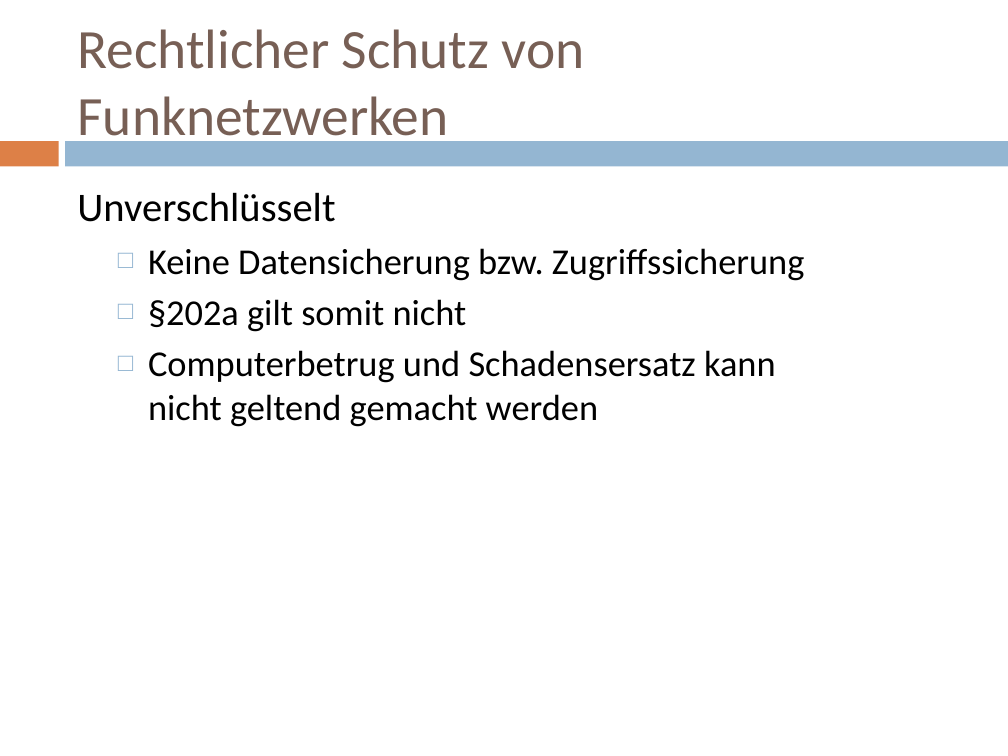
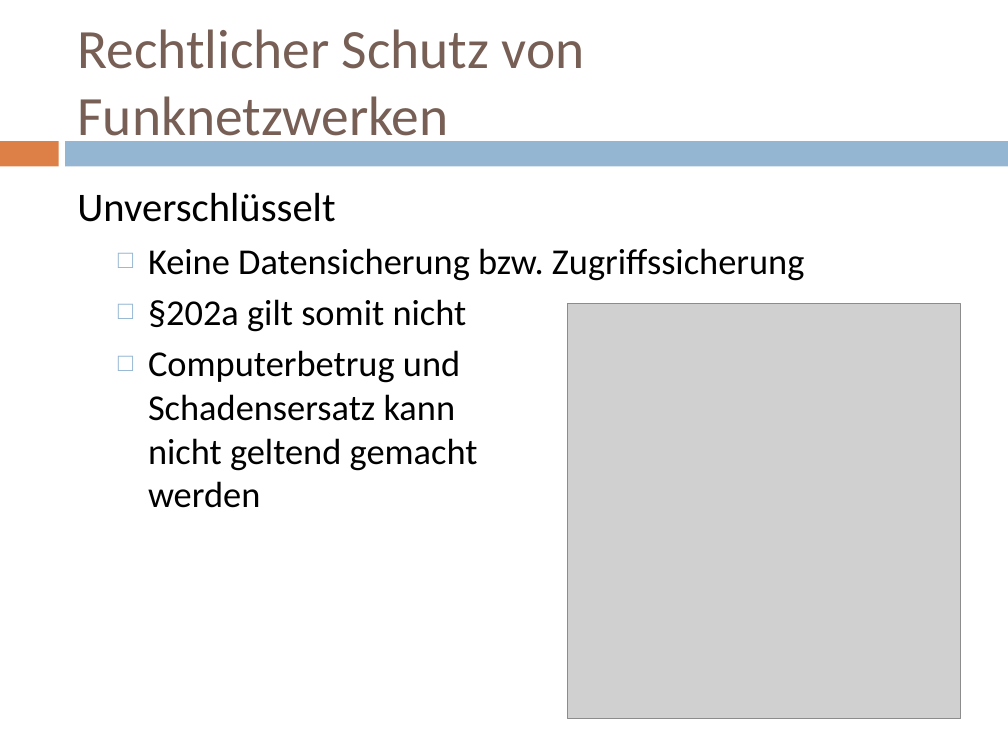
Before and after one commit to doctordebug/Hackerpraktikum, a slide deck: slide 23 of Präsentationen/PT1.pptx (slide 21 before the commit). Drawn at 1008x756 pixels with LibreOffice and Linux fonts; fonts in the diff are those of the drawing; grey boxes stand for pictures. Boxes give left, top, right and bottom in pixels: in the first picture for what was removed or moved away, otherwise in the second. Text is boxed around its words. In the diff, an @@ line names an element or a change of style, - is before the commit and + after.

```diff
--- a/Präsentationen/PT1.pptx
+++ b/Präsentationen/PT1.pptx
@@ text "Unverschlüsselt" rewrapped from (77,192,804,427) to (77,192,804,508) @@
@@ picture added at (568,304,961,720) @@
```
Also in this commit, not shown: 13 other slides changed, 2 slides added.
